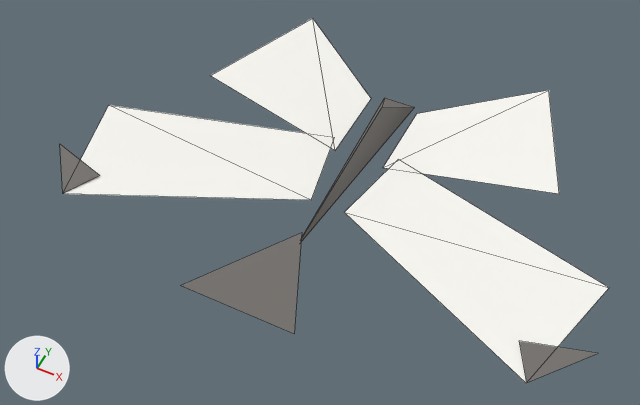
Two versions of the glTF model public/assets/valley3d/butterfly.glb, one commit apart.
One viewpoint serves both versions: a 50 mm camera at (0.0278, -0.0655, 0.073) aimed at (-0.0008, -0.0082, 0.0014). Every picture has the same lights, and +X, +Y and +Z are marked at lower left. The first picture is the older version. Mesh edges are drawn as thin lines. Where no turn or scale is listed for an object, it has been applied to the vertices. Vertices at exactly the same position are counted once.

The first picture shows 'body', 'wing_l', 'wing_r'.
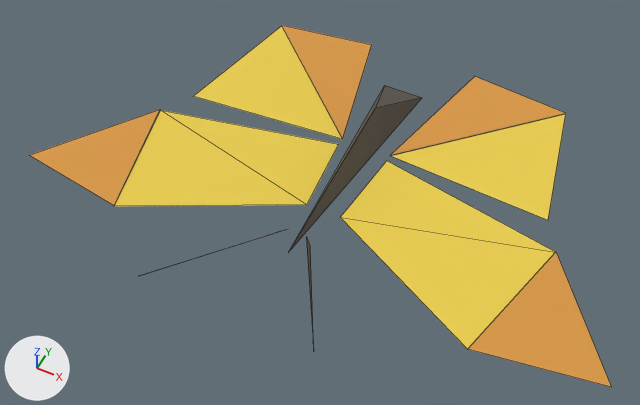
Changed parts and their boxes [x1, y1, x2, y2] in the pictures (640 x 405 px):
'wing_r', recoloured, reshaped: before [344, 90, 609, 383]; after [340, 77, 611, 387]
'wing_l', recoloured, reshaped (10% wider): before [60, 18, 371, 200]; after [30, 25, 371, 206]
'body', recoloured, reshaped (20% wider, 10% taller): before [181, 98, 415, 334]; after [140, 86, 422, 345]
part 1 of me_body_mesh_001, rebuilt (17% wider, 16% taller): before [301, 98, 415, 242]; after [288, 86, 422, 253]
part 2 of me_body_mesh_001, cut back: before [181, 233, 302, 334]; after [140, 230, 314, 345]
part 3 of me_forewing_mesh, rebuilt (16% narrower): before [63, 105, 331, 200]; after [115, 110, 339, 206]
part 4 of me_forewing_mesh, rebuilt (8% narrower, 14% shorter): before [210, 18, 371, 150]; after [194, 26, 342, 139]
part 5 of me_forewing_mesh, deleted: before [60, 144, 100, 193]
part 6 of me_forewing_mesh, added (orange): after [30, 110, 160, 205]
part 7 of me_forewing_mesh, added (orange): after [282, 25, 371, 138]
part 8 of me_forewing_mesh_001, rebuilt (19% narrower, 12% shorter): before [344, 169, 609, 383]; after [340, 161, 555, 349]
part 9 of me_forewing_mesh_001, rebuilt: before [383, 90, 559, 194]; after [391, 114, 566, 220]
part 10 of me_forewing_mesh_001, deleted: before [519, 341, 597, 382]
part 11 of me_forewing_mesh_001, added (orange): after [468, 252, 611, 387]
part 12 of me_forewing_mesh_001, added (orange): after [391, 77, 565, 155]

What changed in the scene script:
```text
Change mat_mark:
    mat_mark.base_color: (0.18, 0.169, 0.157) -> (0.102, 0.0863, 0.0706)  # grey #76726e -> brown #5a534b
Change mat_wing:
    mat_wing.base_color: (0.957, 0.945, 0.902) -> (0.824, 0.612, 0.0706)  # white #faf9f4 -> yellow #eacd4b
Change me_body_mesh_001:
    verts and faces of me_body_mesh_001; kept vertices keep their numbers, new ones are numbered from 7
    remove me_body_mesh_001.from_pydata(...)  # 7 vertices, 5 faces; spans x -0.006..0.006, y -0.027..0.012, z 0.0..0.006
    add me_body_mesh_001.from_pydata(...)  # 10 vertices, 6 faces; spans x -0.009..0.009, y -0.029..0.013, z 0.001..0.008
    me_body_mesh_001 part 1: the loose piece of 4 vertices spanning x -0.002..0.002, y -0.016..0.012, z 0.0..0.004 is rebuilt with 4 vertices and now spans x -0.0025..0.0025, y -0.017..0.013, z 0.001..0.0055
    me_body_mesh_001 part 2
    add delete_vertices([4, 5, 6])  # with the faces that use them
    add verts[7] = (-0.001, -0.015, 0.004)
    add verts[8] = (-0.009, -0.029, 0.008)  # pixel (138, 276)
    add verts[9] = (-0.002, -0.016, 0.004)  # pixel (275, 232)
    add verts[10] = (0.001, -0.015, 0.004)  # pixel (306, 236)
    add verts[11] = (0.009, -0.029, 0.008)
    add verts[12] = (0.002, -0.016, 0.004)  # pixel (310, 246)
    add faces += [(7, 8, 9), (10, 11, 12)]
Change me_forewing_mesh:
    verts and faces of me_forewing_mesh; kept vertices keep their numbers, new ones are numbered from 11
    remove me_forewing_mesh.from_pydata(...)  # 11 vertices, 5 faces; spans x -0.029..0.0, y -0.018..0.022, z 0.0..0.0011
    add me_forewing_mesh.from_pydata(...)  # 13 vertices, 5 faces; spans x -0.031..0.0, y -0.017..0.021, z 0.0001..0.0011
    me_forewing_mesh part 3: the loose piece of 4 vertices spanning x -0.028..0.0, y -0.018..0.004, z 0.0..0.001 is rebuilt with 4 vertices and now spans x -0.022..0.0, y -0.017..0.003, z 0.0002..0.001
    me_forewing_mesh part 4: the loose piece of 4 vertices spanning x -0.02..-0.001, y 0.002..0.022, z 0.0..0.001 is rebuilt with 3 vertices and now spans x -0.02..-0.001, y 0.002..0.019, z 0.0001..0.0008
    me_forewing_mesh part 5: the loose piece of 3 vertices spanning x -0.029..-0.022, y -0.018..-0.012, z 0.0011 is deleted
    me_forewing_mesh part 6
    add verts[11] = (-0.018, -0.017, 0.0011)  # pixel (114, 205)
    add verts[12] = (-0.031, -0.015, 0.0011)  # pixel (29, 155)
    add verts[13] = (-0.022, -0.002, 0.0011)  # pixel (160, 109)
    add faces += [(11, 12, 13)]  # mat_edge (orange #d89842)
    me_forewing_mesh part 7
    add verts[14] = (-0.001, 0.004, 0.0002)  # pixel (342, 138)
    add verts[15] = (-0.017, 0.019, 0.0009)  # pixel (281, 25)
    add verts[16] = (-0.005, 0.021, 0.0005)  # pixel (371, 44)
    add faces += [(14, 15, 16)]  # mat_edge (orange #d89842)
    remove me_forewing_mesh.materials.append(mat_mark)  # grey #76726e
    add me_forewing_mesh.materials.append(mat_edge)  # orange #d89842
Change me_forewing_mesh_001:
    verts and faces of me_forewing_mesh_001; kept vertices keep their numbers, new ones are numbered from 11
    remove me_forewing_mesh_001.from_pydata(...)  # 11 vertices, 5 faces; spans x 0.0..0.029, y -0.018..0.022, z 0.0..0.0011
    add me_forewing_mesh_001.from_pydata(...)  # 13 vertices, 5 faces; spans x 0.0..0.031, y -0.017..0.021, z 0.0001..0.0011
    me_forewing_mesh_001 part 8: the loose piece of 4 vertices spanning x 0.0..0.028, y -0.018..0.004, z 0.0..0.001 is rebuilt with 4 vertices and now spans x 0.0..0.022, y -0.017..0.003, z 0.0002..0.001
    me_forewing_mesh_001 part 9: the loose piece of 4 vertices spanning x 0.001..0.02, y 0.002..0.022, z 0.0..0.001 is rebuilt with 3 vertices and now spans x 0.001..0.02, y 0.002..0.019, z 0.0001..0.0008
    me_forewing_mesh_001 part 10: the loose piece of 3 vertices spanning x 0.022..0.029, y -0.018..-0.012, z 0.0011 is deleted
    me_forewing_mesh_001 part 11
    add verts[11] = (0.018, -0.017, 0.0011)  # pixel (467, 348)
    add verts[12] = (0.031, -0.015, 0.0011)  # pixel (611, 386)
    add verts[13] = (0.022, -0.002, 0.0011)  # pixel (556, 251)
    add faces += [(11, 12, 13)]  # mat_edge (orange #d89842)
    me_forewing_mesh_001 part 12
    add verts[14] = (0.001, 0.004, 0.0002)  # pixel (390, 155)
    add verts[15] = (0.017, 0.019, 0.0009)  # pixel (565, 113)
    add verts[16] = (0.005, 0.021, 0.0005)  # pixel (474, 76)
    add faces += [(14, 15, 16)]  # mat_edge (orange #d89842)
    remove me_forewing_mesh_001.materials.append(mat_mark)  # grey #76726e
    add me_forewing_mesh_001.materials.append(mat_edge)  # orange #d89842
```
